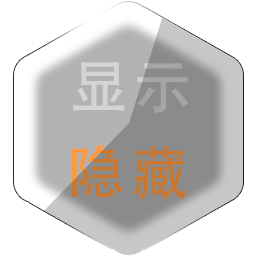
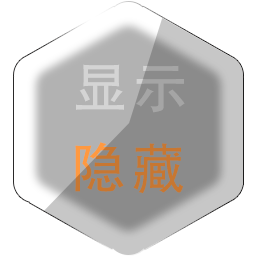
Layer changes from the first 256 x 256 image to the second:
removed group "组 11" (2 layers) from group "显示隐藏" over [71,62,188,200]
moved "隐藏" into group "显示隐藏", painted on it over [71,142,186,200]
moved "显示" into group "显示隐藏", painted on it over [73,62,188,113]
